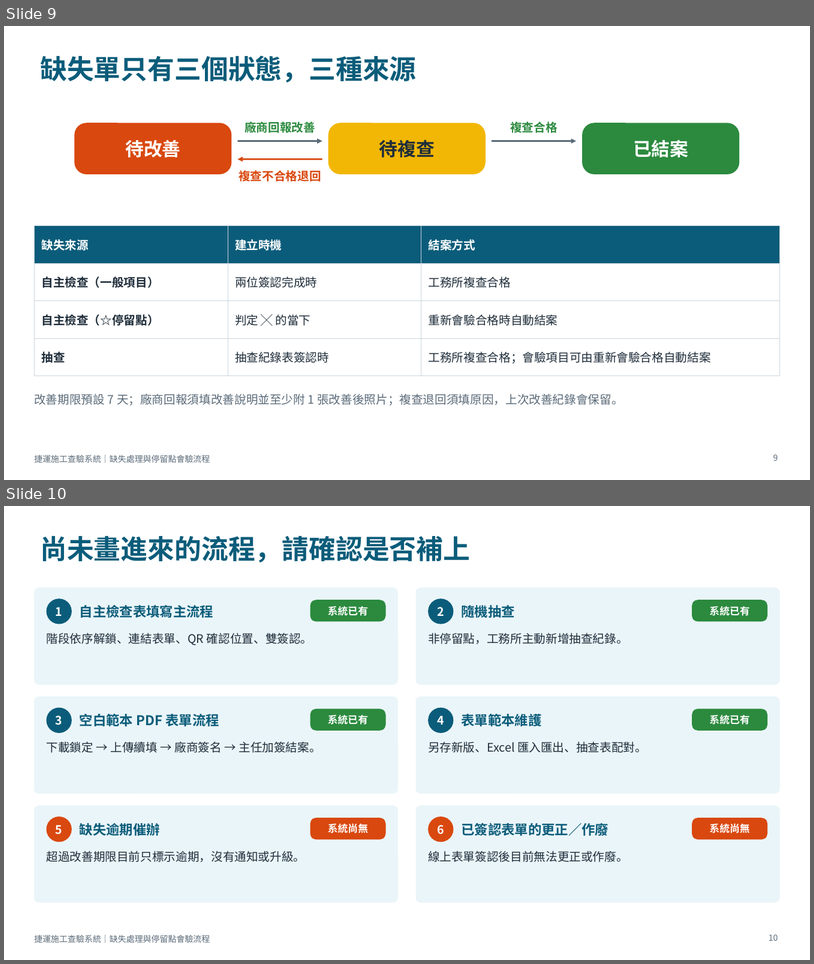
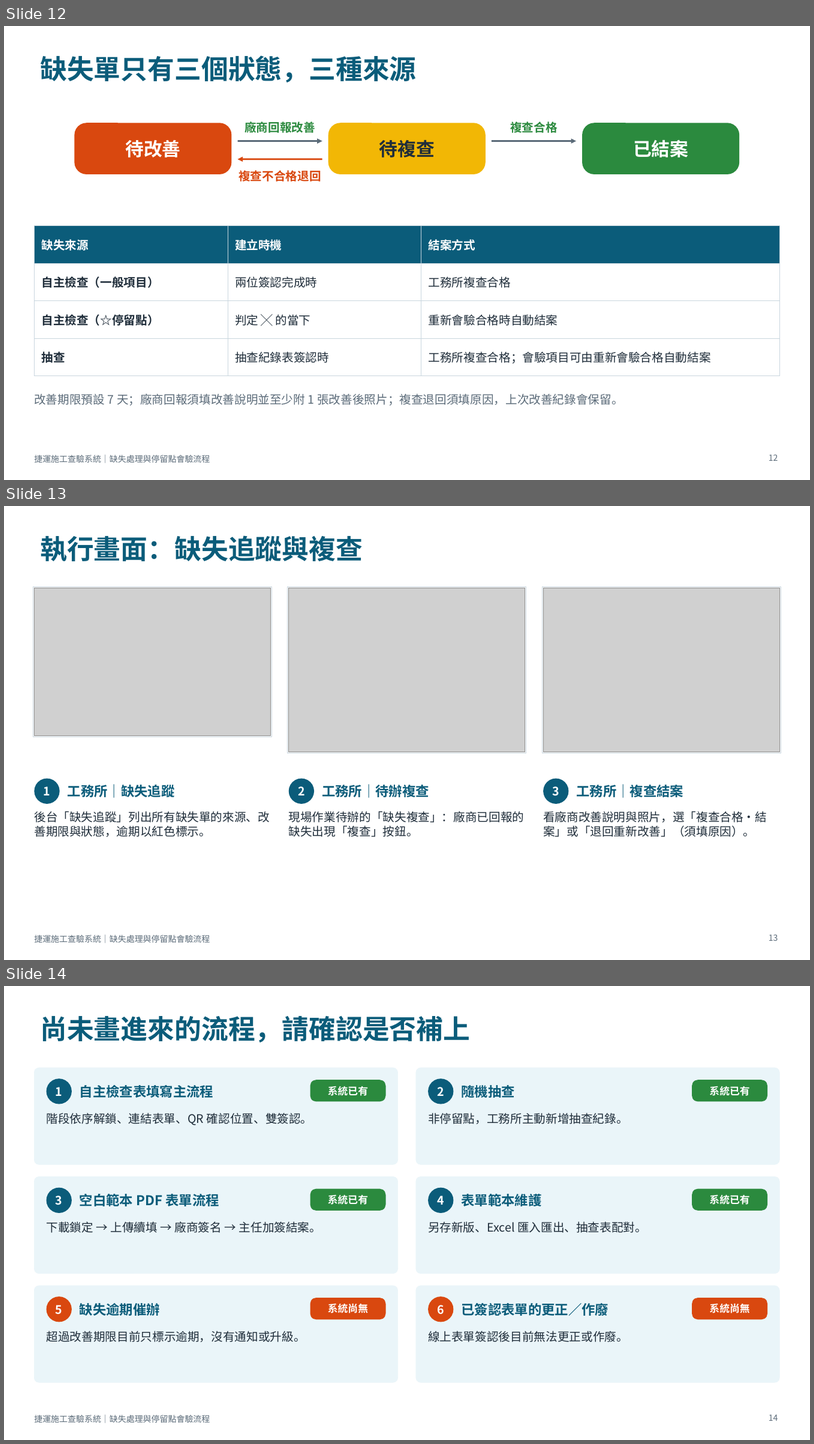
Before and after one commit to brianchou7310/MRT-Construction-QMS, a slide deck: 捷運施工查驗系統_缺失與停留點流程說明.pptx. Shown one above the other, each under a label of ours: slides 9 and 10 before the commit, slides 12, 13 and 14 after it. The pictures are 814x964 and 814x1444 pixels, drawn with LibreOffice and Linux fonts; fonts in the diff are those of the drawing; grey boxes stand for pictures. Boxes give left, top, right and bottom in pixels: in the first picture for what was removed or moved away, otherwise in the second. Text is boxed around its words. In the diff, an @@ line names an element or a change of style, - is before the commit and + after.

```diff
--- a/捷運施工查驗系統_缺失與停留點流程說明.pptx
+++ b/捷運施工查驗系統_缺失與停留點流程說明.pptx
@@ slide 13 added at [4, 506, 810, 960], background #FFFFFF; not listed: 1 template element that a slide beside it also shows @@
@@ title added at [40, 535, 363, 561], 32 pt, text #0B5C7A, bold @@
+執行畫面：缺失追蹤與複查
@@ rectangle added at [33, 586, 272, 736], fill #FFFFFF, outline #C9D6DE 0.75 pt @@
@@ picture added at [34, 588, 271, 735] @@
@@ rectangle added at [288, 586, 527, 753], fill #FFFFFF, outline #C9D6DE 0.75 pt @@
@@ picture added at [289, 588, 525, 752] @@
@@ rectangle added at [542, 586, 782, 753], fill #FFFFFF, outline #C9D6DE 0.75 pt @@
@@ picture added at [543, 588, 780, 752] @@
@@ ellipse added at [34, 778, 60, 804], fill #0B5C7A, 14 pt, text #FFFFFF, bold @@
+1
@@ text added at [68, 784, 175, 798], 16 pt, text #0B5C7A, bold @@
+工務所｜缺失追蹤
@@ ellipse added at [289, 778, 314, 804], fill #0B5C7A, 14 pt, text #FFFFFF, bold @@
+2
@@ text added at [322, 784, 429, 798], 16 pt, text #0B5C7A, bold @@
+工務所｜待辦複查
@@ ellipse added at [543, 778, 569, 804], fill #0B5C7A, 14 pt, text #FFFFFF, bold @@
+3
@@ text added at [577, 784, 684, 798], 16 pt, text #0B5C7A, bold @@
+工務所｜複查結案
@@ text added at [34, 811, 270, 837], 14 pt, text #1F2D3A @@
+後台「缺失追蹤」列出所有缺失單的來源、改善期限與狀態，逾期以紅色標示。
@@ text added at [289, 811, 525, 837], 14 pt, text #1F2D3A @@
+現場作業待辦的「缺失複查」：廠商已回報的缺失出現「複查」按鈕。
@@ text added at [543, 811, 767, 837], 14 pt, text #1F2D3A @@
+看廠商改善說明與照片，選「複查合格・結案」或「退回重新改善」（須填原因）。
@@ page number added at [769, 934, 779, 940], 10 pt, text #5B6B79 @@
+13
@@ what was slide 9 is now slide 12 @@
@@ page number at [769, 454, 779, 460]: text changed @@
-9
+12
@@ what was slide 10 is now slide 14 @@
@@ page number at [769, 1414, 779, 1420]: text changed @@
-10
+14
```
Also in this commit, not shown: 4 other slides added.
